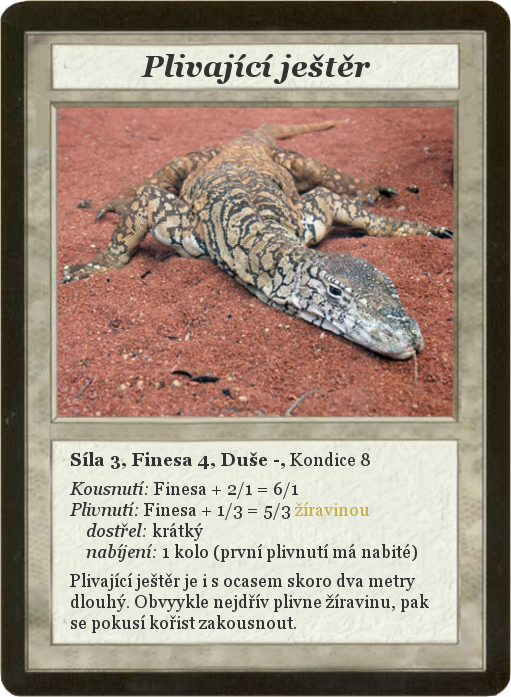
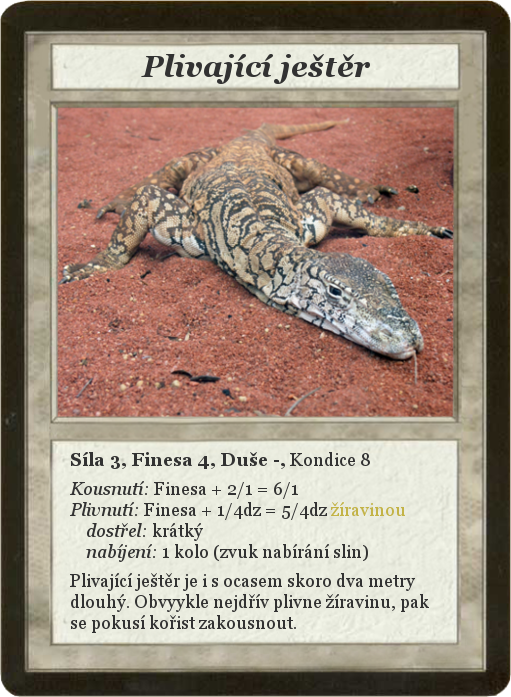
The second w=511, h=697 image is a revision of the first. Changes to its layers:
painted on "Síla 3, Finesa 4, Duše -, Kond..." over (220, 502, 417, 562)
